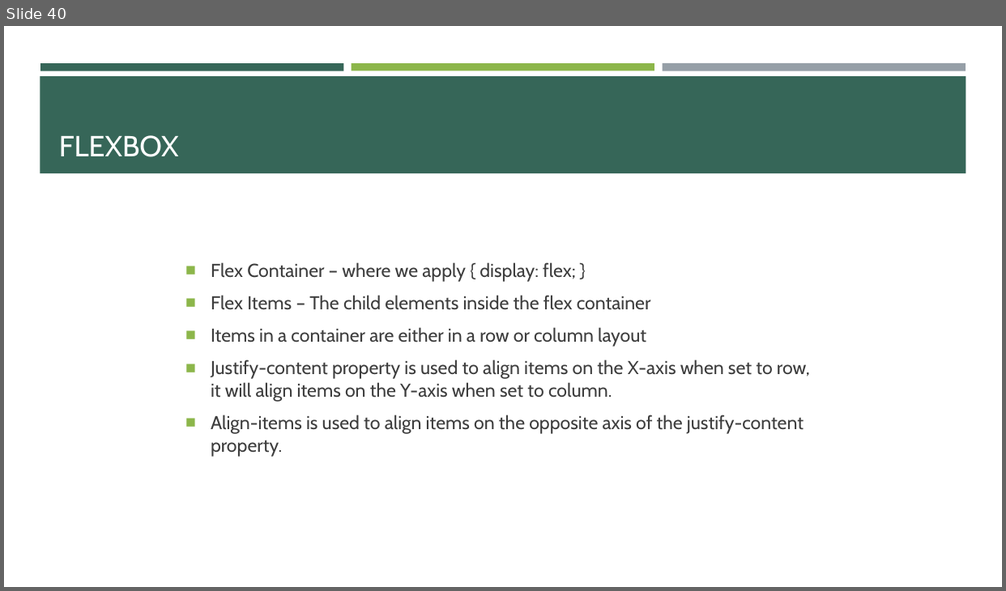
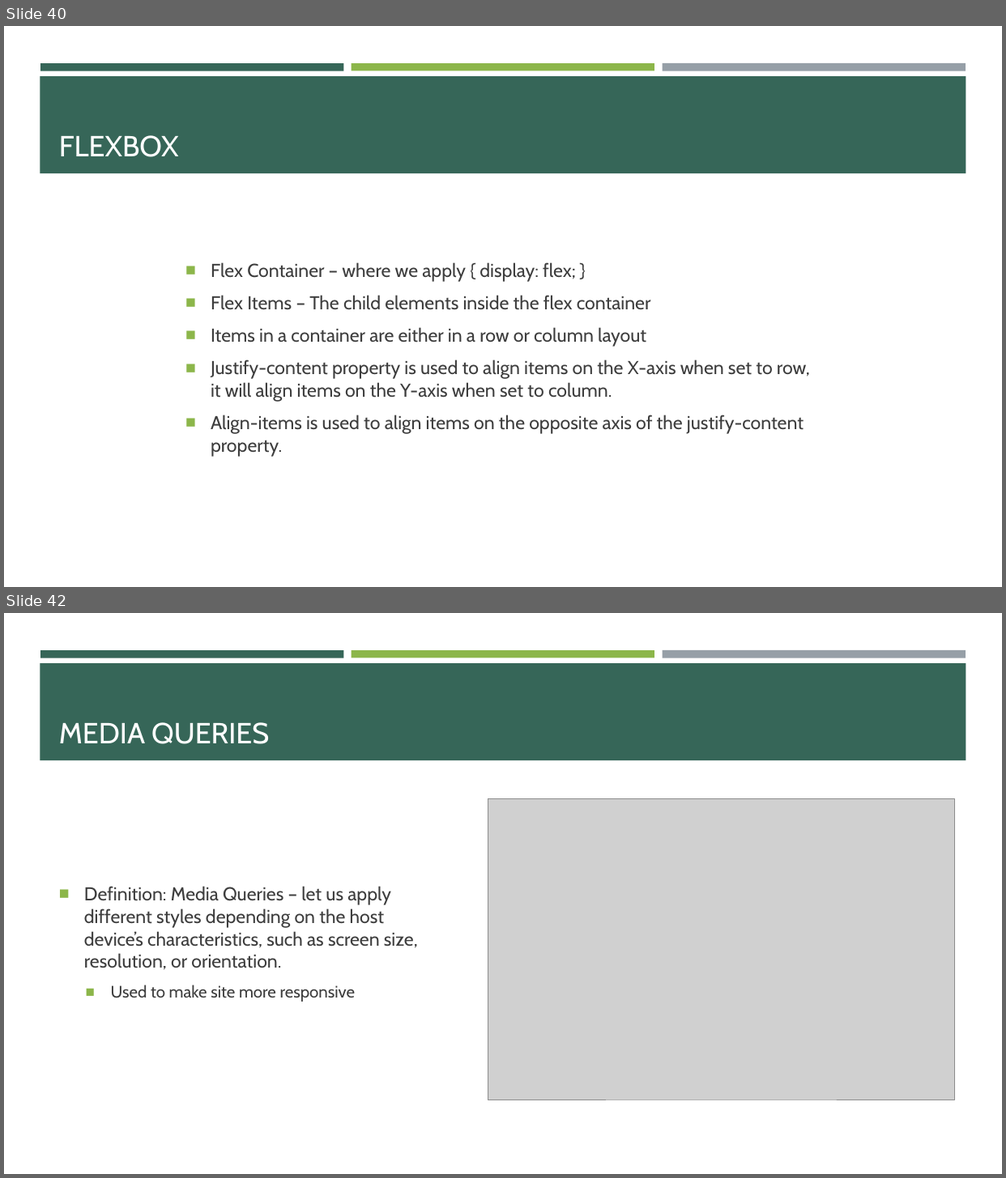
Before and after one commit to e-m-wilson/SNOW, a slide deck: Week_1/003-HTML_&_CSS/HTML-CSS.pptx. Shown one above the other, each under a label of ours: slide 40 before the commit, slides 40 and 42 after it; the slides between them are not shown. The pictures are 1006x591 and 1006x1178 pixels, drawn with LibreOffice and Linux fonts; fonts in the diff are those of the drawing; grey boxes stand for pictures. Boxes give left, top, right and bottom in pixels: in the first picture for what was removed or moved away, otherwise in the second. Text is boxed around its words. In the diff, an @@ line names an element or a change of style, - is before the commit and + after.

```diff
--- a/Week_1/003-HTML_&_CSS/HTML-CSS.pptx
+++ b/Week_1/003-HTML_&_CSS/HTML-CSS.pptx
@@ slide 42 added at (4, 613, 1002, 1174), background #FFFFFF; not listed: 4 template elements that a slide beside it also shows @@
@@ title added at (59, 722, 269, 744), 28 pt, text #FFFFFF @@
+MEDIA QUERIES
@@ picture added at (488, 798, 954, 1100) @@
@@ text added at (84, 886, 418, 1002), 18 pt, text #3D3D3D @@
+■ Definition: Media Queries – let us apply different styles depending on the host device’s characteristics, such as screen size, resolution, or orientation.
+  ■ Used to make site more responsive
```
Also in this commit, not shown: 3 slides changed, 3 other files.
